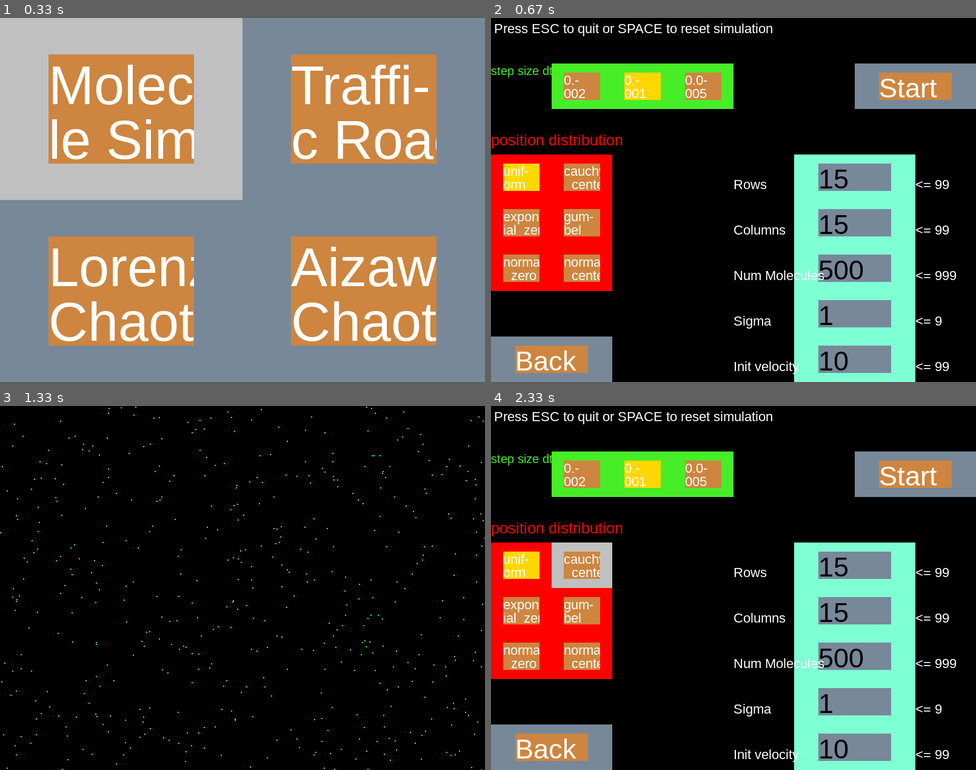
Above: before the commit, frames 1-4 (two rows, left to right).
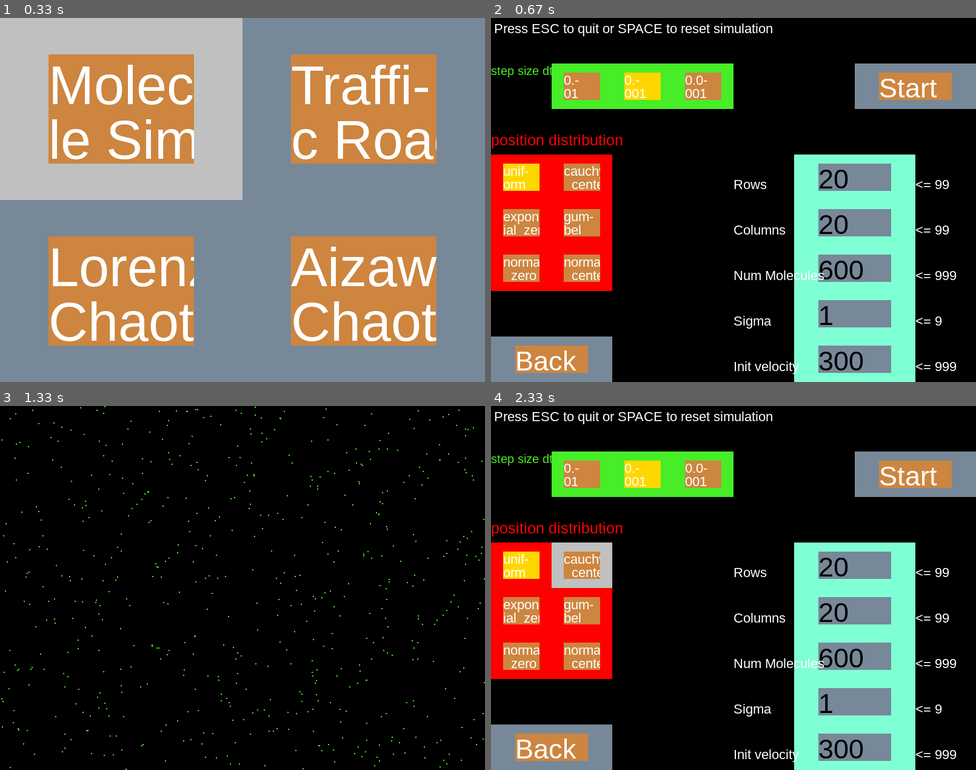
Above: after the commit, the same moments.

Repository: tomtuamnuq/model_and_simulate
Game: pygame game, started from model_and_simulate/main.py
Two runs of this game, one before a commit and one after it. Both use one fixed random seed, a clock stepped at 60 frames per second and the inputs below.
Inputs (mouse positions are in pixels of both pictures, inside the frame that each line leads up to):
- Up to frame 1 (0.33 s): no input
- Up to frame 2 (0.67 s): click (612, 109) at 0.38 s
- Up to frame 3 (1.33 s): click (426, 475) at 0.88 s
- Up to frame 4 (2.33 s): tap Space at 1.33 s; click (791, 620) at 1.72 s; click (558, 577) at 2.05 s

Frame 1 is identical in both runs. In frame 2, 0.5% of the frame differs, in the area x 16-96%, y 19-97%; in frame 3, 0.9%, in the area x 0-100%, y 0-100%; in frame 4, 0.5%.

Commit message:
Add kinetic energy norming factor

Diff:
--- a/model_and_simulate/molecular_dynamics/molecule_simulation.py
+++ b/model_and_simulate/molecular_dynamics/molecule_simulation.py
@@ -66,7 +66,12 @@
             low=init_vel_range[0], high=init_vel_range[1], size=num_molecules
         )
         self._velocities = np.column_stack((velocities_x, velocities_y))
+        self._total_energy = self._calculate_energy()
         self._accelerations = np.zeros_like(self._velocities)
+
+    def _calculate_energy(self) -> float:
+        """Sum of squares of velocities gives kinetic energy of the system."""
+        return np.linalg.norm(self._velocities) ** 2
 
     def _init_positions(self, rng_gen: callable, centralize: bool) -> np.ndarray:
         positions_x = rng_gen(size=len(self._molecules))
@@ -105,6 +110,12 @@
     def _calc_velocities(self) -> None:
         self._velocities += self._h / 2 * self._accelerations
 
+    def _norm_velocities(self) -> None:
+        current_energy = self._calculate_energy()
+        if current_energy > 0:
+            norm_factor = np.sqrt(self._total_energy / current_energy)
+            self._velocities = norm_factor * self._velocities
+
     def _calc_positions(self) -> None:
         self._positions += self._h * self._velocities + self._h ** 2 / 2 * self._accelerations
         self._field.correct_positions(self._positions)
@@ -141,16 +152,17 @@
         self._field.place_into_cells(self._positions)
         self._calc_forces()
         self._calc_velocities()
+        self._norm_velocities()
 
 
 @dataclass
 class MoleculeParameters(SimulationParameters):
     """Class for keeping track of the simulation parameters in menus."""
 
-    num_molecules: int = 500
-    num_rows: int = 15
-    num_columns: int = 15
+    num_molecules: int = 600
+    num_rows: int = 20
+    num_columns: int = 20
     sigma: int = 1
     distribution: str = "uniform"
     time_step: float = 0.001
-    init_vel_range: tuple[int, int] = -10, 10
+    init_vel_range: tuple[int, int] = -300, 300
--- a/model_and_simulate/molecular_dynamics/molecule_start_screen.py
+++ b/model_and_simulate/molecular_dynamics/molecule_start_screen.py
@@ -1,5 +1,4 @@
 """Module for the molecule simulation menu."""
-import pygame
 
 from .molecule_simulation import distributions, MoleculeParameters
 from model_and_simulate.utilities.pygame_button import SwitchButton, TextButton, Button
@@ -24,7 +23,7 @@
                 text=str(v),
                 in_and_active_color=(Color.HGREEN, Color.SILVER),
             ): v
-            for x, v in zip((1, 2, 3), (0.002, 0.001, 0.0005))
+            for x, v in zip((1, 2, 3), (0.01, 0.001, 0.0001))
         }
         self.default_button_on(buttons_h, simulation_parameters.time_step)
 
@@ -126,7 +125,7 @@
         ]
         y = 3
         for text, limit in zip(
-            ("Rows", "Columns", "Num Molecules", "Sigma", "Init velocity"), (99, 99, 999, 9, 99)
+            ("Rows", "Columns", "Num Molecules", "Sigma", "Init velocity"), (99, 99, 999, 9, 999)
         ):
             menu_texts.append((text, (4 * col_w, y * row_h + row_h / 2)))
             menu_texts.append(("<= " + str(limit), (7 * col_w, y * row_h + row_h / 2)))
